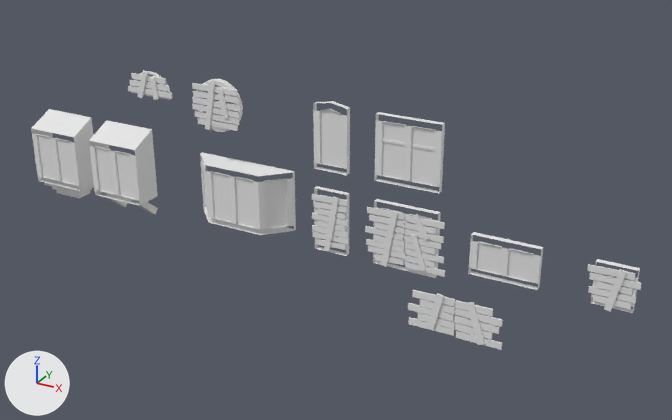
One commit to the Blender file cg-house-assets/cg-libWindow.blend: the scene before it, then after it.
Camera for both pictures: a camera (50 mm lens) standing at (7.0, -11.16, 5.79) and looking at (0.97, -0.2, 0.31). Every picture has the same lights, and +X, +Y and +Z are marked at lower left.

Objects in the first picture: 'Window1', 'Window2', 'Window3', 'Window4', 'Window5', 'WindowsDoubleHigh1Boards', 'WindowsDoubleHigh1Frame', 'WindowsDoubleLow1Boards', 'WindowsOutwards3', 'WindowsOutwards3Frame', 'WindowsRound1Boards', 'WindowsSingleHigh1Boards', 'WindowsSingleHigh1Frame', 'WindowsSingleLowBoards'.
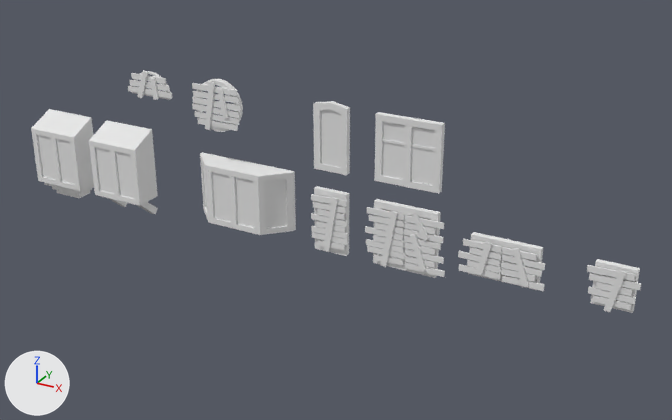
Patch to the scene script:
```diff
--- a/cg-house-assets/cg-libWindow.blend.py
+++ b/cg-house-assets/cg-libWindow.blend.py
@@ me_cube_008 @@
 me_cube_008.from_pydata(...)  # 32 vertices, 19 faces; spans x -0.5..0.5, y -0.03..0.061, z -0.5..0.5
 # verts and faces of me_cube_008; kept vertices keep their numbers, new ones are numbered from 32
+# me_cube_008 part 1
+faces += [(0, 4, 8, 13, 12, 9, 6, 1)]
+# me_cube_008 part 2
+faces += [(2, 3, 7, 11, 14, 15, 10, 5)]
 me_cube_008.materials.append(mat_wood)
@@ me_cube_011 @@
 me_cube_011.from_pydata(...)  # 48 vertices, 24 faces; spans x -0.5..0.5, y -0.08..0.011, z -0.5..0.5
 # verts and faces of me_cube_011; kept vertices keep their numbers, new ones are numbered from 48
+# me_cube_011 part 3
+for i in [10, 11, 24]: verts[i] += (-0.003, -0.002, -0.001)
+verts[26] = (0.394, -0.054, 0.404)  # moved, pixel (435, 129)
+faces += [(10, 11, 15, 19, 22, 23, 18, 13), (8, 12, 16, 21, 20, 17, 14, 9)]  # mat_darkplaster (white #e7e7e7)
 me_cube_011.materials.append(mat_darkplaster)
@@ me_cube_010 @@
 me_cube_010.from_pydata(...)  # 34 vertices, 18 faces, 1 loose edge; spans x -0.275..0.273, y -0.08..0.011, z -0.5..0.551
 # verts and faces of me_cube_010; kept vertices keep their numbers, new ones are numbered from 34
+# me_cube_010 part 4
+faces += [(3, 7, 11, 12, 9, 4)]  # mat_wood (white #e7e7e7)
+# me_cube_010 part 5
+delete_edges([(25, 26)])
+faces += [(6, 10, 14, 25, 26), (5, 26, 25, 13, 8)]  # mat_wood (white #e7e7e7)
 me_cube_010.materials.append(mat_wood)
@@ me_cube_006 @@
 me_cube_006.from_pydata(...)  # 76 vertices, 39 faces, 4 loose edges; spans x -0.89..0.89, y -0.43..0.03, z -0.5..0.5
 # verts and faces of me_cube_006; kept vertices keep their numbers, new ones are numbered from 76
+# me_cube_006 part 6
+delete_edges([(1, 6), (23, 28)])
+faces += [(22, 26, 28, 23), (1, 23, 28, 6), (0, 1, 6, 4)]  # mat_darkplaster (white #e7e7e7)
+# me_cube_006 part 7
+delete_edges([(3, 7), (25, 29)])
+faces += [(24, 25, 29, 27), (3, 7, 29, 25), (2, 5, 7, 3)]  # mat_darkplaster (white #e7e7e7)
 me_cube_006.materials.append(mat_darkplaster)
@@ me_cube_001 @@
 me_cube_001.from_pydata(...)  # 24 vertices, 14 faces; spans x -0.275..0.273, y -0.035..0.056, z -0.5..0.5
 # verts and faces of me_cube_001; kept vertices keep their numbers, new ones are numbered from 24
+# me_cube_001 part 8
+faces += [(0, 4, 8, 9, 6, 1)]
+# me_cube_001 part 9
+faces += [(2, 3, 7, 11, 10, 5)]
 me_cube_001.materials.append(mat_wood)
@@ me_cube_002 @@
 me_cube_002.from_pydata(...)  # 40 vertices, 21 faces; spans x -0.5..0.5, y -0.08..0.011, z -0.307..0.307
 # verts and faces of me_cube_002; kept vertices keep their numbers, new ones are numbered from 40
+# me_cube_002 part 10
+faces += [(0, 4, 6, 1)]  # mat_wood (white #e7e7e7)
+# me_cube_002 part 11
+faces += [(2, 3, 7, 5)]  # mat_wood (white #e7e7e7)
 me_cube_002.materials.append(mat_wood)
@@ ob_windowssinglelowboards @@
 ob_windowssinglelowboards = bpy.data.objects.new('WindowsSingleLowBoards', me_cube_023)
-ob_windowssinglelowboards.location = (5.0, 0.0, 0.0)
+ob_windowssinglelowboards.location = (5.0, -0.02, 0.0)
@@ ob_windowsdoublelow1boards @@
 ob_windowsdoublelow1boards = bpy.data.objects.new('WindowsDoubleLow1Boards', me_cube_022)
-ob_windowsdoublelow1boards.location = (3.5, -1.71, 0.0)
+ob_windowsdoublelow1boards.location = (3.5, -0.03, 0.0)
@@ ob_windowsdoublehigh1boards @@
 ob_windowsdoublehigh1boards = bpy.data.objects.new('WindowsDoubleHigh1Boards', me_cube_021)
-ob_windowsdoublehigh1boards.location = (2.0, 0.0, 0.0)
+ob_windowsdoublehigh1boards.location = (2.0, -0.01, 0.0)
@@ ob_windowssinglehigh1boards @@
 ob_windowssinglehigh1boards = bpy.data.objects.new('WindowsSingleHigh1Boards', me_cube_020)
-ob_windowssinglehigh1boards.location = (0.77, 0.01, 0.0)
+ob_windowssinglehigh1boards.location = (0.77, -0.02, 0.0)
```

Where the change shows, as pixel boxes (x1, y1, x2, y2) in the pictures (672 x 420 px; the box of a moved part takes in the faces that stretch with it):
'WindowsDoubleLow1Boards', moved
    before: (408, 290, 503, 350)
    after: (458, 239, 545, 291)
'WindowsDoubleHigh1Boards', moved
    both: (365, 207, 445, 277)
'WindowsSingleHigh1Boards', moved
    before: (312, 194, 349, 251)
    after: (311, 194, 348, 252)
'WindowsSingleLowBoards', moved
    before: (588, 264, 642, 312)
    after: (587, 265, 641, 312)
part 1 of me_cube_008, added
    after: (373, 257, 435, 278)
part 2 of me_cube_008, added
    after: (374, 201, 438, 221)
part 3 of me_cube_011, built on
    before: (376, 112, 445, 186)
    after: (374, 112, 445, 194)
part 4 of me_cube_010, added
    after: (314, 163, 347, 175)
part 5 of me_cube_010, built on
    after: (313, 103, 347, 115)
part 6 of me_cube_006, moved or reshaped (not visible before)
    after: (203, 205, 294, 235)
part 7 of me_cube_006, moved or reshaped (not visible before)
    after: (200, 155, 293, 182)
part 8 of me_cube_001, added
    after: (315, 243, 346, 256)
part 9 of me_cube_001, added
    after: (314, 188, 347, 201)
part 10 of me_cube_002, added
    after: (468, 273, 536, 290)
part 11 of me_cube_002, added
    after: (471, 234, 541, 256)
